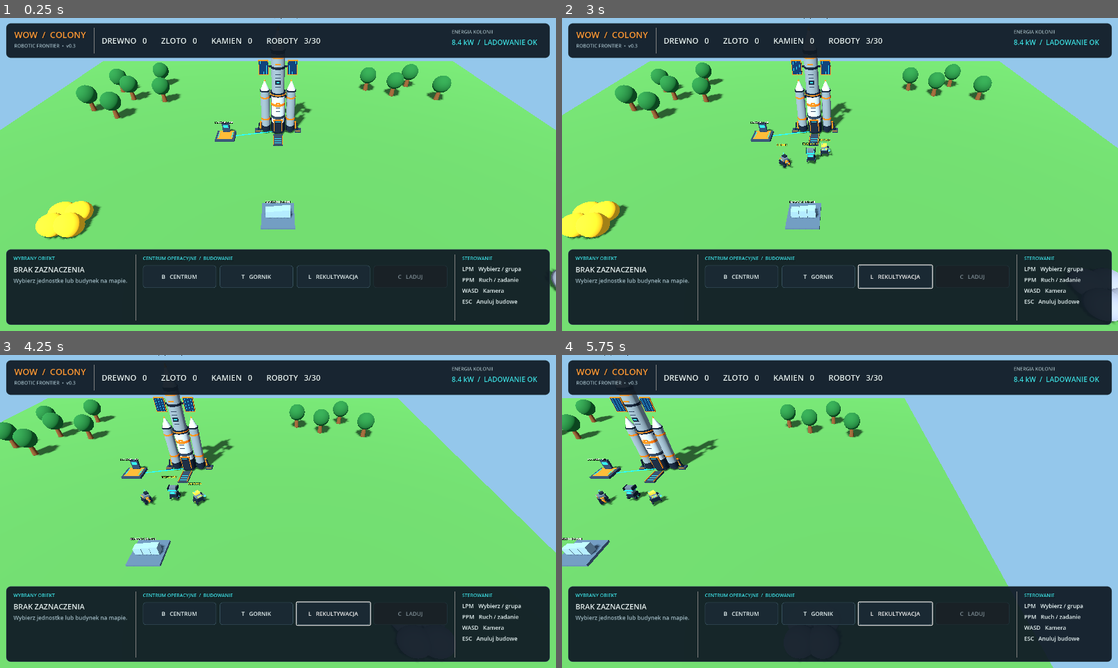
Above: before the commit, frames 1-4 (two rows, left to right).
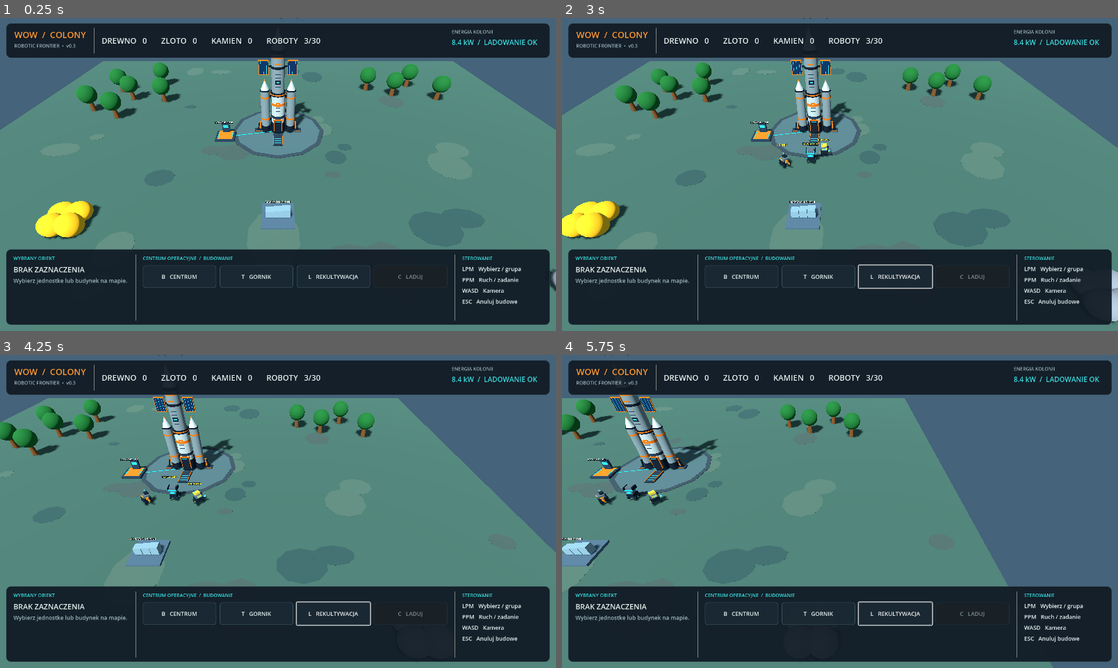
Above: after the commit, the same moments.

Repository: serafin1367/wow
Game: Godot game, scene res://scenes/main.tscn
Two runs of this game, one before a commit and one after it. Both use one fixed random seed, a clock stepped at 60 frames per second and the inputs below.
Inputs (mouse positions are in pixels of both pictures, inside the frame that each line leads up to):
- Up to frame 1 (0.25 s): no input
- Up to frame 2 (3 s): click "B CENTRUM" at 0.5 s; click "T GORNIK" at 1.25 s; click "L REKULTYWACJA" at 2 s; tap Enter at 2.75 s; move the mouse to (962, 158) at 2.77 s; hold D from 2.78 s (still down); tap B at 2.85 s; click (962, 158) at 2.92 s
- Up to frame 3 (4.25 s): release D at 3.5 s; drag from (166, 527) to (250, 574) at 3.52 s
- Up to frame 4 (5.75 s): move the mouse to (895, 442) at 4.27 s; hold D 4.28-5 s; tap L at 4.35 s; drag from (812, 574) to (673, 464) at 5.02 s

The runs differ from the first frame. In frame 1, 63% of the frame differs, in the area x 0-100%, y 0-100%; in frame 2, 63%; in frame 3, 63%; in frame 4, 64%.

Commit message:
art: tone down fluorescent grass and add sci-fi landing zone with surface variation

Diff:
--- a/scripts/main.gd
+++ b/scripts/main.gd
@@ -63,17 +63,17 @@
 	world.name = "WorldEnvironment"
 	var environment := Environment.new()
 	environment.background_mode = Environment.BG_COLOR
-	environment.background_color = Color(0.58, 0.78, 0.92)
+	environment.background_color = Color(0.27, 0.39, 0.48)
 	environment.ambient_light_source = Environment.AMBIENT_SOURCE_COLOR
-	environment.ambient_light_color = Color(0.78, 0.84, 0.95)
-	environment.ambient_light_energy = 0.8
+	environment.ambient_light_color = Color(0.64, 0.75, 0.82)
+	environment.ambient_light_energy = 0.65
 	world.environment = environment
 	add_child(world)
 
 	var sun := DirectionalLight3D.new()
 	sun.name = "Sun"
 	sun.rotation_degrees = Vector3(-50.0, -25.0, 0.0)
-	sun.light_energy = 1.2
+	sun.light_energy = 1.05
 	sun.shadow_enabled = true
 	add_child(sun)
 
@@ -90,7 +90,7 @@
 	var plane := PlaneMesh.new()
 	plane.size = Vector2(MAP_SIZE, MAP_SIZE)
 	visual.mesh = plane
-	visual.material_override = _make_material(Color(0.26, 0.50, 0.23))
+	visual.material_override = _make_material(Color(0.22, 0.34, 0.30))
 	ground.add_child(visual)
 
 	var shape := BoxShape3D.new()
@@ -99,6 +99,55 @@
 	collision.shape = shape
 	collision.position.y = -0.1
 	ground.add_child(collision)
+
+	# Niewielka nieregularnosc powierzchni: mineralne plamy widoczne z gory.
+	# Elementy sa plaskie, nie zmieniaja siatki ruchu robotow.
+	var dust_colors: Array[Color] = [
+		Color(0.24, 0.31, 0.29),
+		Color(0.27, 0.37, 0.32),
+		Color(0.18, 0.29, 0.28)
+	]
+	for i in range(36):
+		var angle: float = float(i) * 2.39996
+		var distance: float = 8.0 + float((i * 17) % 40)
+		var place := Vector3(cos(angle) * distance, 0.014, sin(angle) * distance)
+		var patch := MeshInstance3D.new()
+		patch.name = "MineralPatch%d" % i
+		var surface := CylinderMesh.new()
+		surface.top_radius = 1.2 + float(i % 5) * 0.48
+		surface.bottom_radius = surface.top_radius
+		surface.height = 0.015
+		surface.radial_segments = 10
+		patch.mesh = surface
+		patch.position = place
+		patch.scale.z = 0.6 + float(i % 4) * 0.24
+		patch.material_override = _make_material(dust_colors[i % dust_colors.size()])
+		add_child(patch)
+
+	# Strefa ladowania rakiety, z przemyslowym obramowaniem.
+	var pad := MeshInstance3D.new()
+	pad.name = "LandingZone"
+	var pad_mesh := CylinderMesh.new()
+	pad_mesh.top_radius = 8.2
+	pad_mesh.bottom_radius = 8.2
+	pad_mesh.height = 0.07
+	pad_mesh.radial_segments = 12
+	pad.mesh = pad_mesh
+	pad.position = Vector3(LANDER_POSITION.x, 0.035, LANDER_POSITION.z)
+	pad.material_override = _make_material(Color(0.18, 0.24, 0.27))
+	add_child(pad)
+
+	var core := MeshInstance3D.new()
+	core.name = "LandingMarking"
+	var core_mesh := CylinderMesh.new()
+	core_mesh.top_radius = 7.45
+	core_mesh.bottom_radius = 7.45
+	core_mesh.height = 0.015
+	core_mesh.radial_segments = 12
+	core.mesh = core_mesh
+	core.position = Vector3(LANDER_POSITION.x, 0.079, LANDER_POSITION.z)
+	core.material_override = _make_material(Color(0.26, 0.36, 0.37))
+	add_child(core)
 
 
 func _create_resources() -> void:
